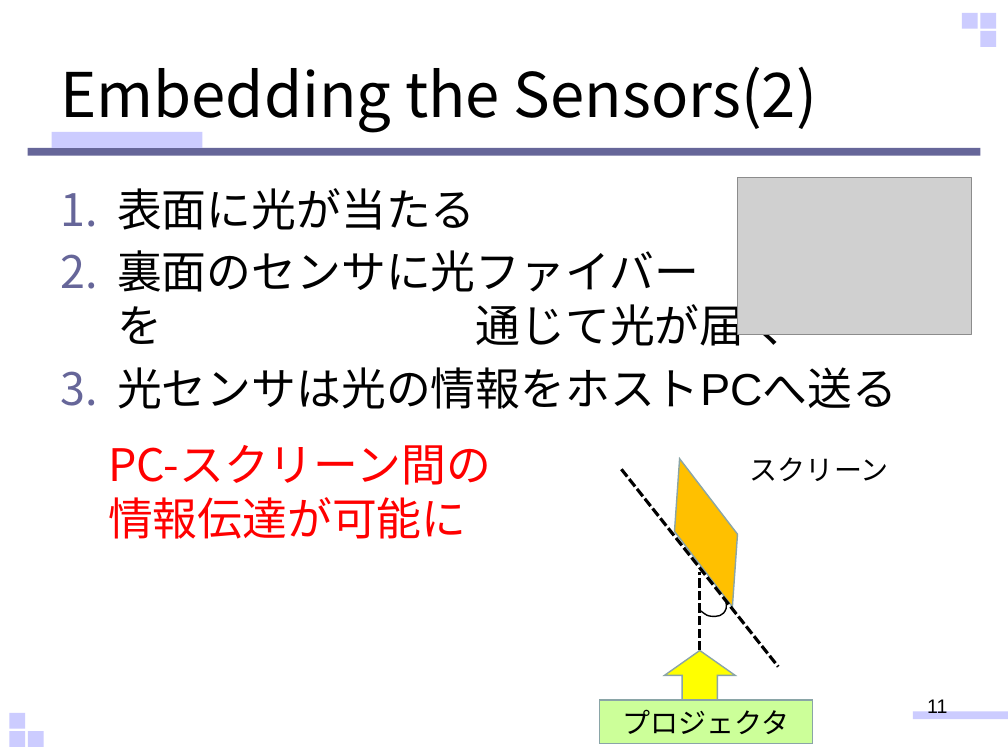
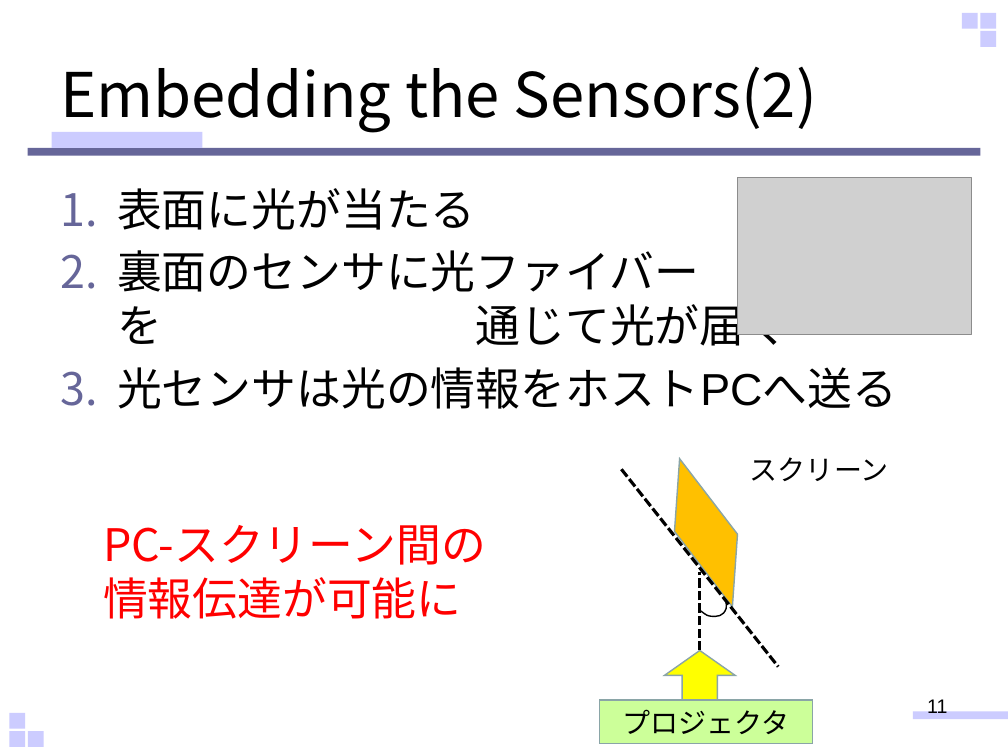
Before and after one commit to sho-hama/Human_Interface, a slide deck: slide 11 of HI_hamana.pptx. Drawn at 1008x756 pixels with LibreOffice and Linux fonts; fonts in the diff are those of the drawing; grey boxes stand for pictures. Boxes give left, top, right and bottom in pixels: in the first picture for what was removed or moved away, otherwise in the second. Text is boxed around its words. In the diff, an @@ line names an element or a change of style, - is before the commit and + after.

```diff
--- a/HI_hamana.pptx
+++ b/HI_hamana.pptx
@@ text "PC-スクリーン間の": place and size @@
-text "PC-スクリーン間の" at (108,445,491,539)
+text "PC-スクリーン間の" at (103,525,486,619)
```
Also in this commit, not shown: 3 other slides changed, 1 slide added.
